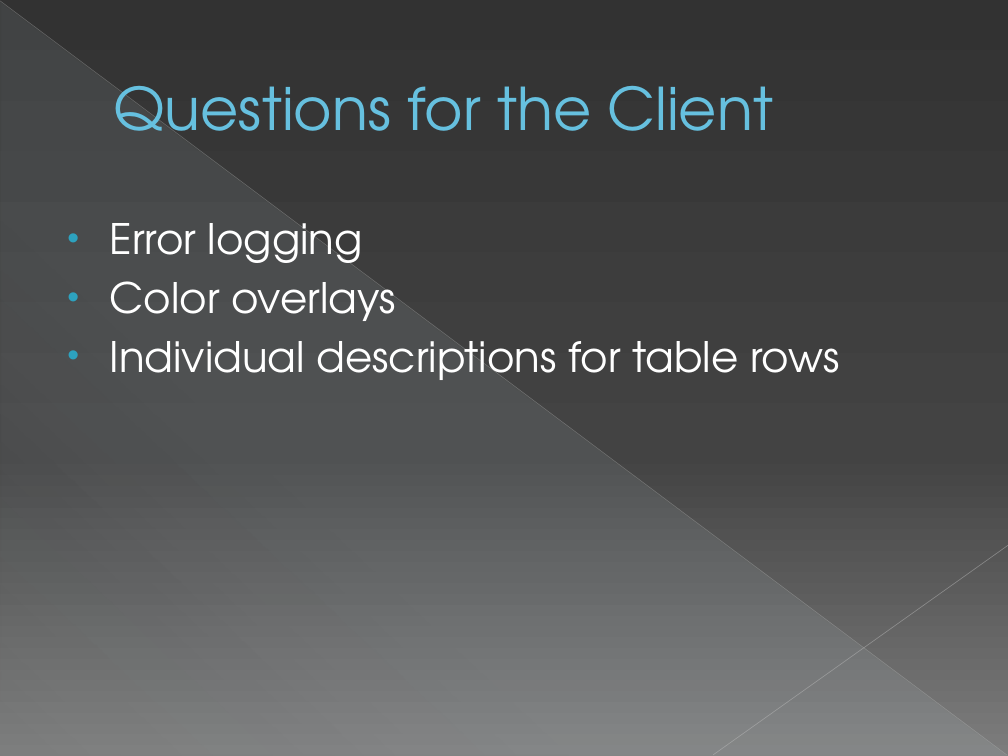
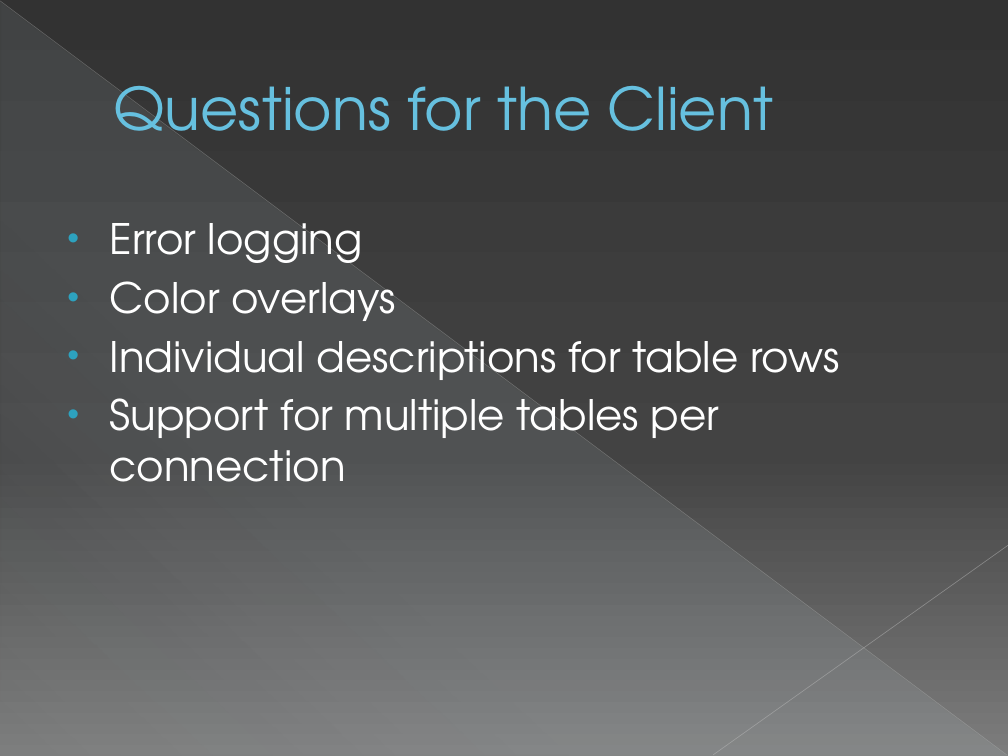
Before and after one commit to sweenr/odbc2kml, a slide deck: slide 11 of docs/ODBC2KML Requrements Meeting.pptx. Drawn at 1008x756 pixels with LibreOffice and Linux fonts; fonts in the diff are those of the drawing. Boxes give left, top, right and bottom in pixels: in the first picture for what was removed or moved away, otherwise in the second. Text is boxed around its words. In the diff, an @@ line names an element or a change of style, - is before the commit and + after.

Commit message:
Added question for client

```diff
--- a/docs/ODBC2KML Requrements Meeting.pptx
+++ b/docs/ODBC2KML Requrements Meeting.pptx
@@ text at (x1=110, y1=398, x2=720, y2=482): paragraph added @@
+• Support for multiple tables per connection
```
